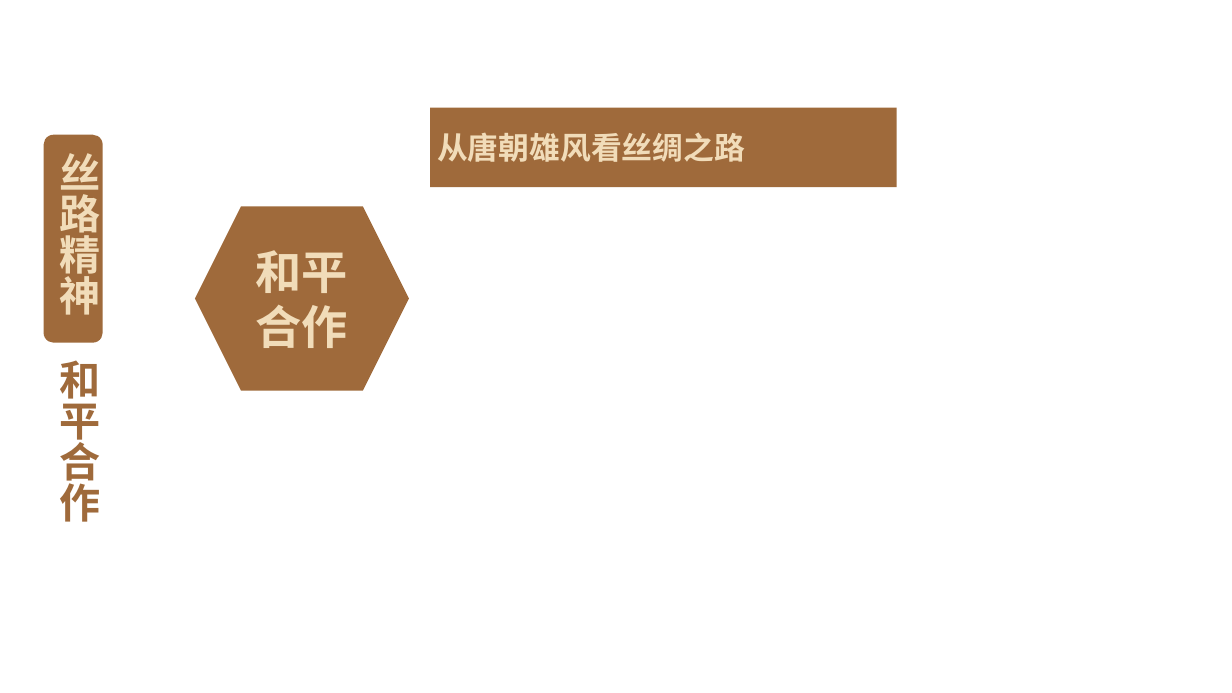
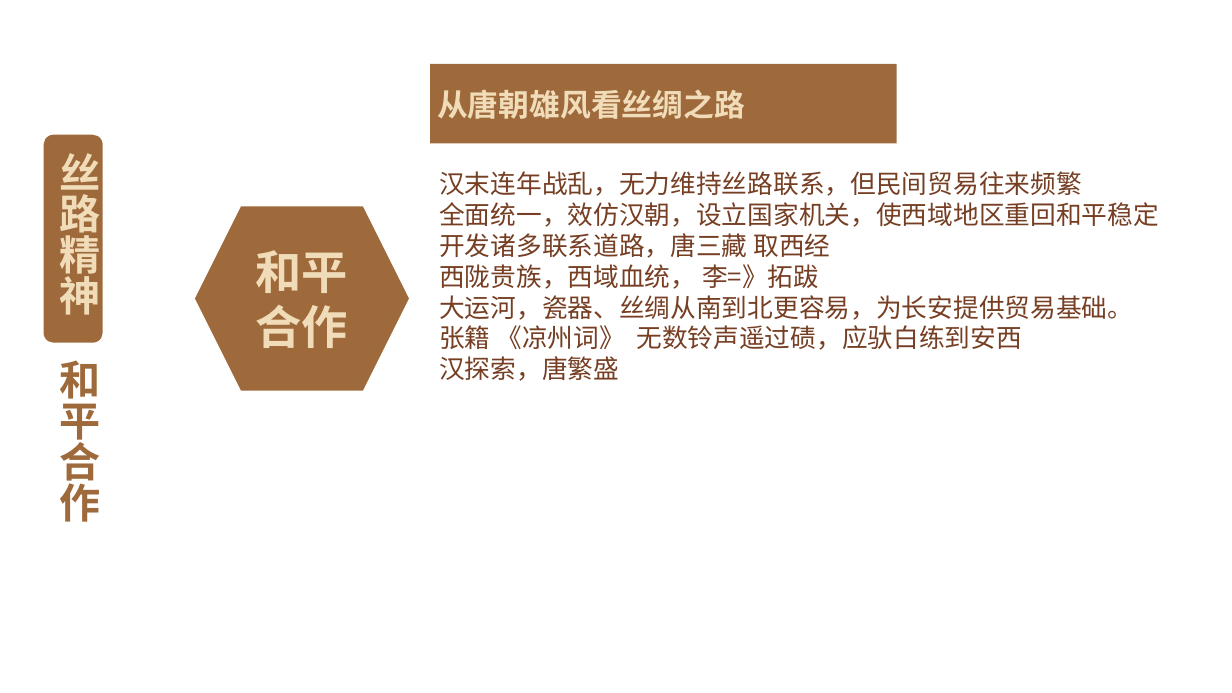
Before and after one commit to FredJiangFei/freetalk, a slide deck: slide 15 of 一带一路/一带一路 - 1.pptx (slide 18 before the commit). Drawn at 1232x693 pixels with LibreOffice and Linux fonts; fonts in the diff are those of the drawing; background and template pictures are left out. Boxes give left, top, right and bottom in pixels: in the first picture for what was removed or moved away, otherwise in the second. Text is boxed around its words. In the diff, an @@ line names an element or a change of style, - is before the commit and + after.

```diff
--- a/一带一路/一带一路 - 1.pptx
+++ b/一带一路/一带一路 - 1.pptx
@@ rectangle "从唐朝雄风看丝绸之路": place and size @@
-rectangle "从唐朝雄风看丝绸之路" at (431, 108, 897, 188)
+rectangle "从唐朝雄风看丝绸之路" at (431, 64, 897, 143)
@@ text added at (439, 171, 1159, 381), 20 pt, text #763E23 @@
+汉末连年战乱，无力维持丝路联系，但民间贸易往来频繁
+全面统一，效仿汉朝，设立国家机关，使西域地区重回和平稳定
+开发诸多联系道路，唐三藏 取西经
+西陇贵族，西域血统， 李=》拓跋
+大运河，瓷器、丝绸从南到北更容易，为长安提供贸易基础。
+张籍 《凉州词》 无数铃声遥过碛，应驮白练到安西
+汉探索，唐繁盛
```
Also in this commit, not shown: 11 other slides changed, 3 slides added, 11 slides removed, 1 other file.
